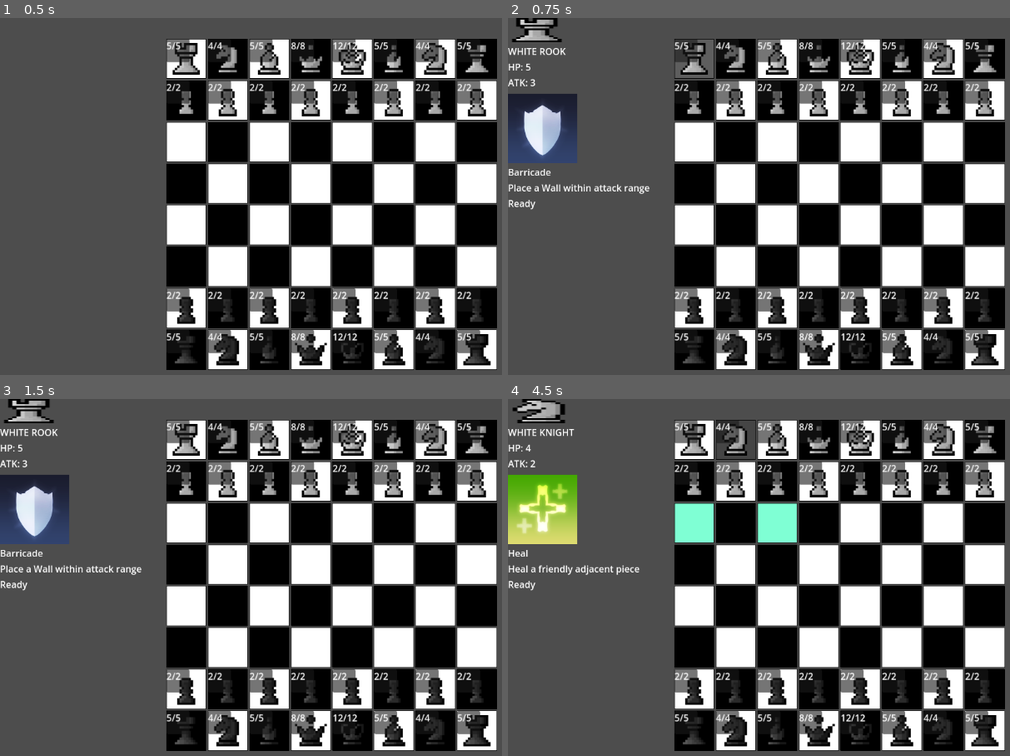
Above: before the commit, frames 1-4 (two rows, left to right).
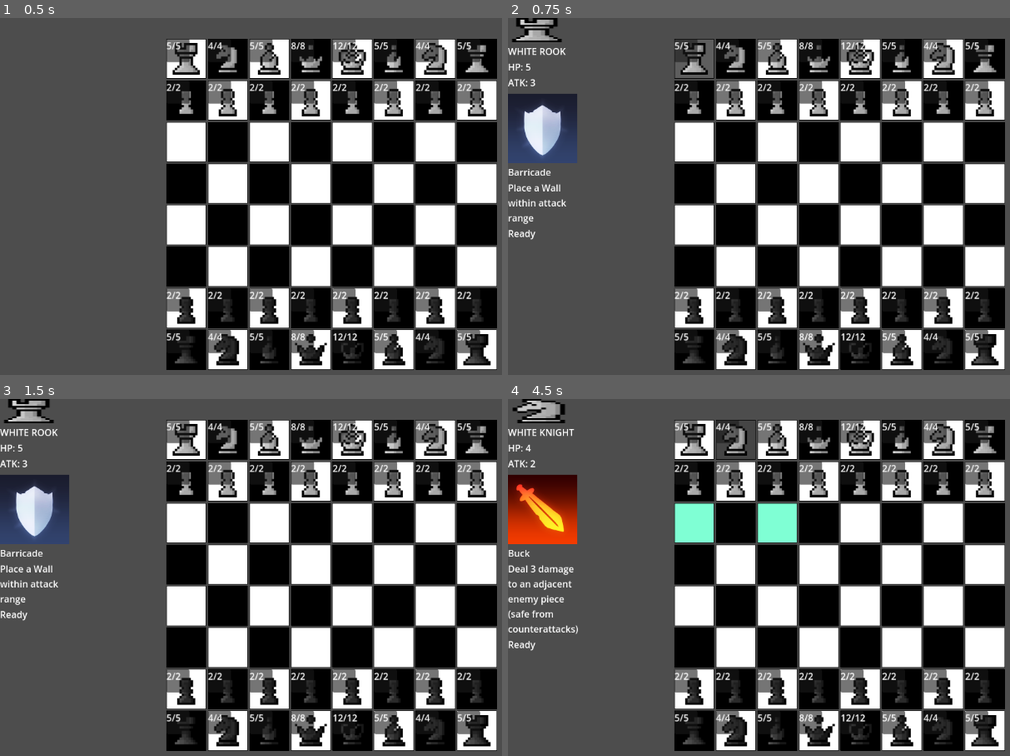
Above: after the commit, the same moments.

Repository: aiden10/chess2
Game: Godot game, scene res://scenes/main.tscn
Two runs of this game, one before a commit and one after it. Both use one fixed random seed, a clock stepped at 60 frames per second and the inputs below.
Inputs (mouse positions are in pixels of both pictures, inside the frame that each line leads up to):
- Up to frame 1 (0.5 s): no input
- Up to frame 2 (0.75 s): tap Enter at 0.5 s; move the mouse to (693, 57) at 0.52 s; click (693, 57) at 0.67 s
- Up to frame 3 (1.5 s): click (10, 473) at 1.27 s
- Up to frame 4 (4.5 s): click (518, 473) at 2.02 s; click (518, 473) at 2.77 s; tap Space at 3.5 s; move the mouse to (693, 438) at 3.52 s; click (693, 438) at 3.67 s; tap Enter at 4.25 s; move the mouse to (733, 438) at 4.27 s; click (733, 438) at 4.42 s

Frame 1 is identical in both runs. In frame 2, 0.5% of the frame differs, in the area x 0-29%, y 46-63%; in frame 3, 0.5%; in frame 4, 3.6%, in the area x 0-27%, y 21-71%.

Commit message:
added swap and buck abilities

Diff:
--- /dev/null
+++ b/classes/abilities/BuckAbility.gd
@@ -0,0 +1,30 @@
+class_name BuckAbility
+extends Ability
+
+func _init() -> void:
+	sprite = AbilityInfo.buck_sprite
+	name = AbilityInfo.buck_name
+	description = AbilityInfo.buck_description
+	cooldown = 0
+
+## Basing the position off of the selected piece because in order to use an ability
+## you need to have that piece selected
+func valid_tiles() -> Array[Vector2i]:
+	var tiles: Array[Vector2i] = []
+	for dx in [-1, 0, 1]:
+		for dy in [-1, 0, 1]:
+			var pos = Vector2i(GameState.selected_piece.position.x + dx, GameState.selected_piece.position.y + dy)
+			if is_in_bounds(pos):
+				var piece = BoardState.board[pos.x][pos.y]
+				## Adjacent enemy piece
+				if piece and piece.color != GameState.selected_piece.color:
+					tiles.append(pos)
+	return tiles
+
+func activate(row: int, col: int) -> void:
+	var target: Piece = BoardState.board[row][col]
+	if target:
+		var dead = target.take_damage(AbilityInfo.buck_damage)
+		if dead:
+			BoardState.board[row][col] = null
+		cooldown = AbilityInfo.buck_cooldown
--- /dev/null
+++ b/classes/abilities/SwapAbility.gd
@@ -0,0 +1,34 @@
+class_name SwapAbility
+extends Ability
+
+func _init() -> void:
+	sprite = AbilityInfo.swap_sprite
+	name = AbilityInfo.swap_name
+	description = AbilityInfo.swap_description
+	cooldown = 0
+
+## Basing the position off of the selected piece because in order to use an ability
+## you need to have that piece selected
+func valid_tiles() -> Array[Vector2i]:
+	var tiles: Array[Vector2i] = []
+	# Get adjacent friendly pieces
+	for dx in [-1, 0, 1]:
+		for dy in [-1, 0, 1]:
+			var pos = Vector2i(GameState.selected_piece.position.x + dx, GameState.selected_piece.position.y + dy)
+			if is_in_bounds(pos):
+				var piece = BoardState.board[pos.x][pos.y]
+				if piece and piece.color == GameState.selected_piece.color and piece.position != GameState.selected_piece.position:
+					tiles.append(pos)
+	return tiles
+
+func activate(row: int, col: int) -> void:
+	var target = BoardState.board[row][col]
+	if target:
+		## Swap the piece's positions
+		var temp = target.position
+		BoardState.board[target.position.x][target.position.y] = GameState.selected_piece
+		BoardState.board[GameState.selected_piece.position.x][GameState.selected_piece.position.y] = target
+		target.position = GameState.selected_piece.position
+		GameState.selected_piece.position = temp
+
+		cooldown = AbilityInfo.swap_cooldown
--- a/globals/abilities.gd
+++ b/globals/abilities.gd
@@ -6,6 +6,8 @@
 static var black_barricade_ability: BarricadeAbility
 static var black_reverse_ability: ReverseAbility
 static var black_inspire_ability: InspireAbility
+static var black_swap_ability: SwapAbility
+static var black_buck_ability: BuckAbility
 
 static var black_abilities: Array[Ability] = []
 
@@ -13,6 +15,8 @@
 static var white_barricade_ability: BarricadeAbility
 static var white_reverse_ability: ReverseAbility
 static var white_inspire_ability: InspireAbility
+static var white_swap_ability: SwapAbility
+static var white_buck_ability: BuckAbility
 
 static var white_abilities: Array[Ability] = []
 
@@ -21,16 +25,24 @@
 	black_barricade_ability = BarricadeAbility.new()
 	black_reverse_ability = ReverseAbility.new()
 	black_inspire_ability = InspireAbility.new()
+	black_swap_ability = SwapAbility.new()
+	black_buck_ability = BuckAbility.new()
 	black_abilities.append(black_heal_ability)
 	black_abilities.append(black_barricade_ability)
 	black_abilities.append(black_reverse_ability)
 	black_abilities.append(black_inspire_ability)
+	black_abilities.append(black_swap_ability)
+	black_abilities.append(black_buck_ability)
 
 	white_heal_ability = HealAbility.new()
 	white_barricade_ability = BarricadeAbility.new()
 	white_reverse_ability = ReverseAbility.new()
 	white_inspire_ability = InspireAbility.new()
+	white_swap_ability = SwapAbility.new()
+	white_buck_ability = BuckAbility.new()
 	white_abilities.append(white_heal_ability)
 	white_abilities.append(white_barricade_ability)
 	white_abilities.append(white_reverse_ability)
 	white_abilities.append(white_inspire_ability)
+	white_abilities.append(white_swap_ability)
+	white_abilities.append(white_buck_ability)
--- a/globals/ability_info.gd
+++ b/globals/ability_info.gd
@@ -19,3 +19,14 @@
 const inspire_description: String = "Charge a friendly piece's ability cooldown"
 const inspire_name: String = "Inspire"
 const inspire_cooldown: int = 6
+
+var swap_sprite: Texture2D = load("res://resources/sprites/abilities/wand.png")
+const swap_description: String = "Swap positions with an adjacent friendly piece"
+const swap_name: String = "Swap"
+const swap_cooldown: int = 6
+
+var buck_sprite: Texture2D = load("res://resources/sprites/abilities/sword.png")
+const buck_description: String = "Deal 3 damage to an adjacent enemy piece (safe from counterattacks)"
+const buck_name: String = "Buck"
+const buck_cooldown: int = 5
+const buck_damage: int = 3
--- a/scripts/board/board_functions.gd
+++ b/scripts/board/board_functions.gd
@@ -133,13 +133,13 @@
 	black_rook1.primary = Abilities.black_barricade_ability
 	black_rook2.primary = Abilities.black_barricade_ability
 
-	white_knight1.primary = Abilities.white_heal_ability
-	white_knight2.primary = Abilities.white_heal_ability
-	black_knight1.primary = Abilities.black_heal_ability
-	black_knight2.primary = Abilities.black_heal_ability
+	white_knight1.primary = Abilities.white_buck_ability
+	white_knight2.primary = Abilities.white_buck_ability
+	black_knight1.primary = Abilities.white_buck_ability
+	black_knight2.primary = Abilities.white_buck_ability
 
-	white_queen.primary = Abilities.white_heal_ability
-	black_queen.primary = Abilities.black_heal_ability
+	white_queen.primary = Abilities.white_swap_ability
+	black_queen.primary = Abilities.black_swap_ability
 
 	white_king.primary = Abilities.white_inspire_ability
 	black_king.primary = Abilities.black_inspire_ability
--- a/scripts/ui/ability_card.gd
+++ b/scripts/ui/ability_card.gd
@@ -11,6 +11,7 @@
 @export var is_ultimate: bool
 
 func _ready() -> void:
+	description.autowrap_mode = TextServer.AUTOWRAP_WORD
 	ability_button.pressed.connect(_on_button_clicked)
 	EventBus.overlay_drawn.connect(_draw)
 
Not shown, changed: notes.txt
Not shown, changed: todo.txt
